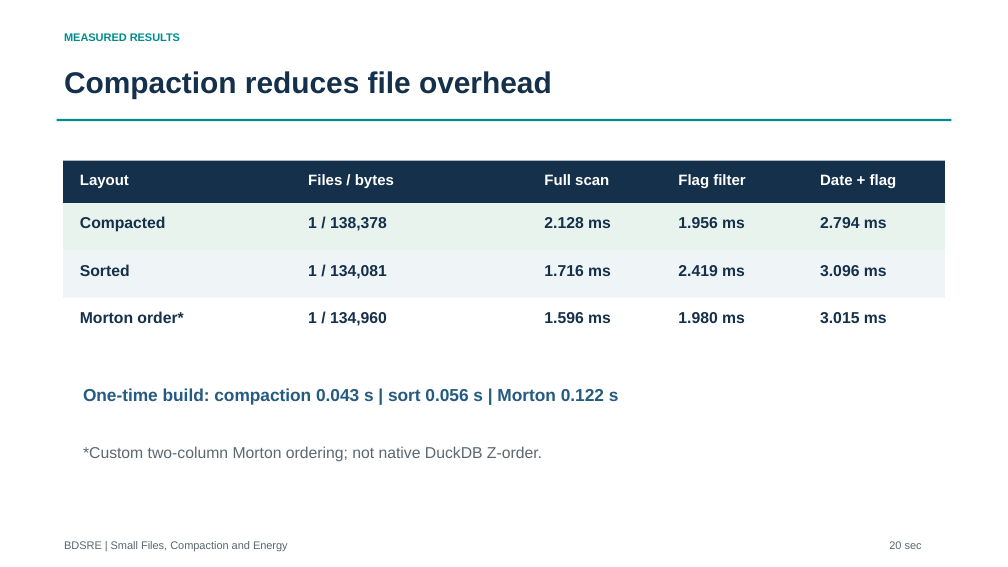
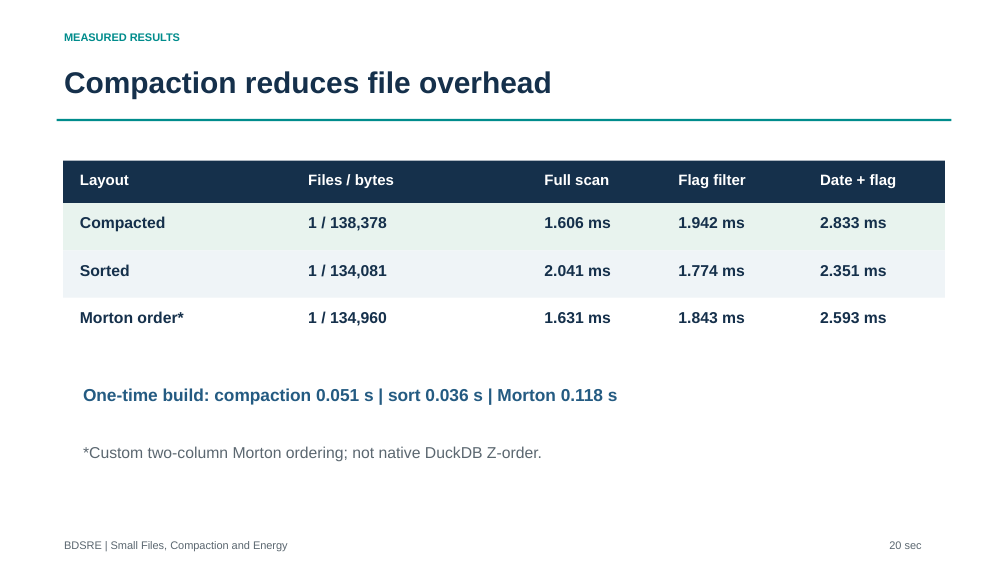
Before and after one commit to Akash-338/BDSRE-Mini-Project, a slide deck: slide 5 of presentations/three-minute-demo-narrated.pptx. Drawn at 1008x567 pixels with LibreOffice and Linux fonts; fonts in the diff are those of the drawing; background and template pictures are left out. Boxes give left, top, right and bottom in pixels: in the first picture for what was removed or moved away, otherwise in the second. Text is boxed around its words. In the diff, an @@ line names an element or a change of style, - is before the commit and + after.

```diff
--- a/presentations/three-minute-demo-narrated.pptx
+++ b/presentations/three-minute-demo-narrated.pptx
@@ text at [544, 217, 611, 228]: text changed @@
-2.128 ms
+1.606 ms
@@ text at [678, 217, 745, 228]: text changed @@
-1.956 ms
+1.942 ms
@@ text at [820, 217, 887, 228]: text changed @@
-2.794 ms
+2.833 ms
@@ text at [544, 265, 611, 276]: text changed @@
-1.716 ms
+2.041 ms
@@ text at [678, 265, 745, 276]: text changed @@
-2.419 ms
+1.774 ms
@@ text at [820, 265, 887, 276]: text changed @@
-3.096 ms
+2.351 ms
@@ text at [544, 312, 611, 323]: text changed @@
-1.596 ms
+1.631 ms
@@ text at [678, 312, 745, 323]: text changed @@
-1.980 ms
+1.843 ms
@@ text at [820, 312, 887, 323]: text changed @@
-3.015 ms
+2.593 ms
@@ text at [83, 388, 618, 405]: text changed @@
-One-time build: compaction 0.043 s | sort 0.056 s | Morton 0.122 s
+One-time build: compaction 0.051 s | sort 0.036 s | Morton 0.118 s
```
Also in this commit, not shown: 5 other slides changed.
